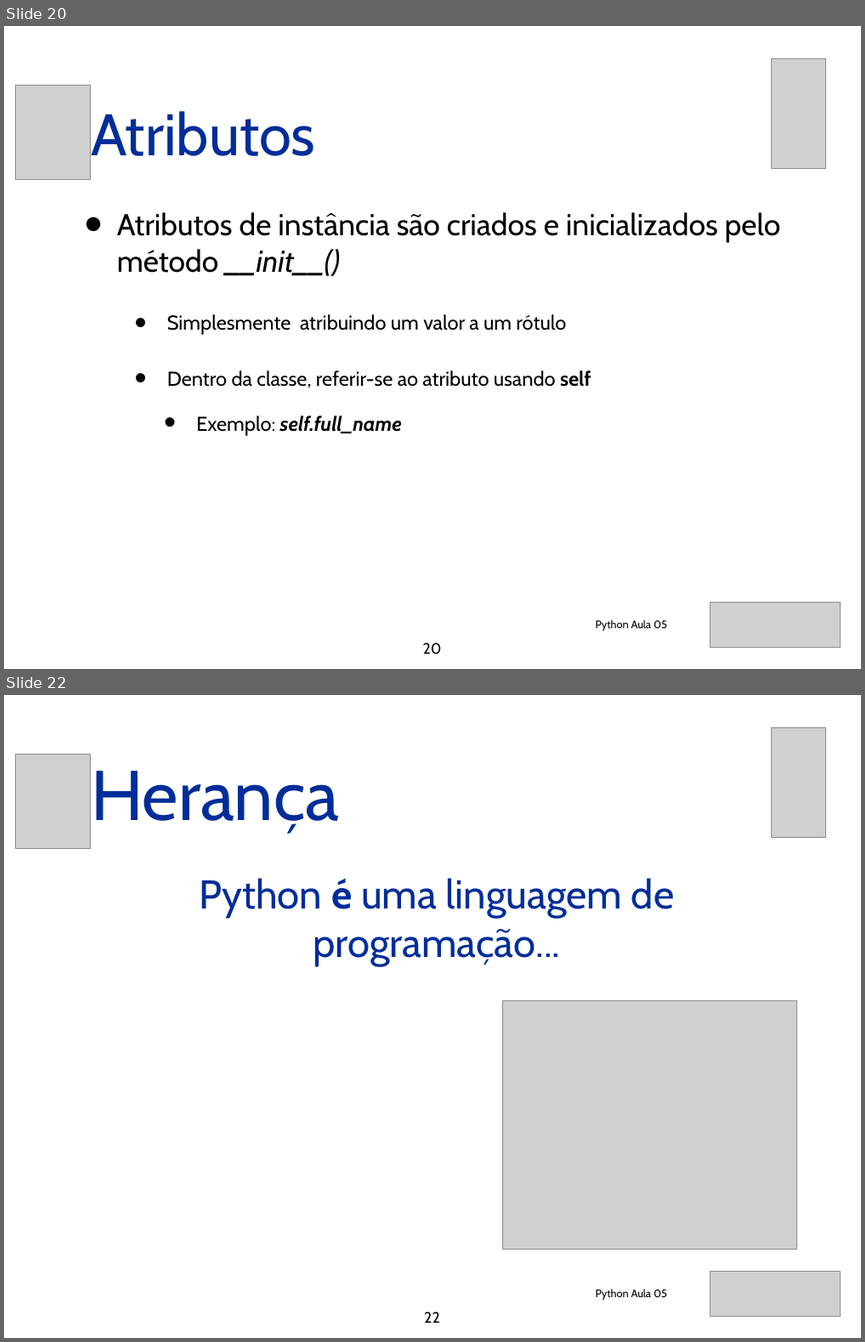
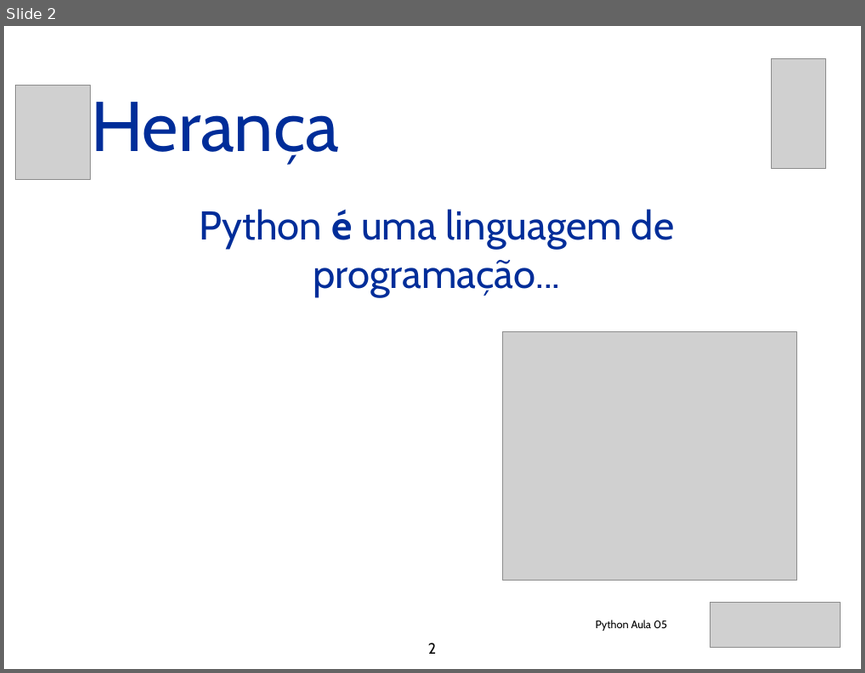
Before and after one commit to eduardocunha11/firstblog, a slide deck: aulas/poo/backes/AulaPython11-Heranca_e_Polimorfismo.pptx. Shown one above the other, each under a label of ours: slides 20 and 22 before the commit, slide 2 after it; the slides between them are not shown. The pictures are 865x1342 and 865x673 pixels, drawn with LibreOffice and Linux fonts; fonts in the diff are those of the drawing; grey boxes stand for pictures. Boxes give left, top, right and bottom in pixels: in the first picture for what was removed or moved away, otherwise in the second. Text is boxed around its words. In the diff, an @@ line names an element or a change of style, - is before the commit and + after.

Commit message:
aula de heranca

```diff
--- a/aulas/poo/backes/AulaPython11-Heranca_e_Polimorfismo.pptx
+++ b/aulas/poo/backes/AulaPython11-Heranca_e_Polimorfismo.pptx
@@ slide 20 removed at bbox=[4, 26, 861, 669], background #FFFFFF @@
@@ picture removed at bbox=[772, 58, 826, 168] @@
@@ picture removed at bbox=[15, 85, 90, 179] @@
@@ title removed at bbox=[91, 111, 315, 156] @@
-Atributos
@@ text removed at bbox=[117, 212, 781, 436] @@
-• Atributos de instância são criados e inicializados pelo método __init__()
-  • Simplesmente atribuindo um valor a um rótulo
-  • Dentro da classe, referir-se ao atributo usando self
-    • Exemplo: self.full_name
@@ picture removed at bbox=[710, 602, 840, 647] @@
@@ text removed at bbox=[596, 619, 667, 630] @@
-Python Aula 05
@@ page number removed at bbox=[423, 642, 442, 653] @@
-20
@@ what was slide 22 is now slide 2 @@
@@ page number at bbox=[428, 642, 436, 653]: text changed @@
-22
+2
```
Also in this commit, not shown: 1 slide added, 20 other slides removed.
